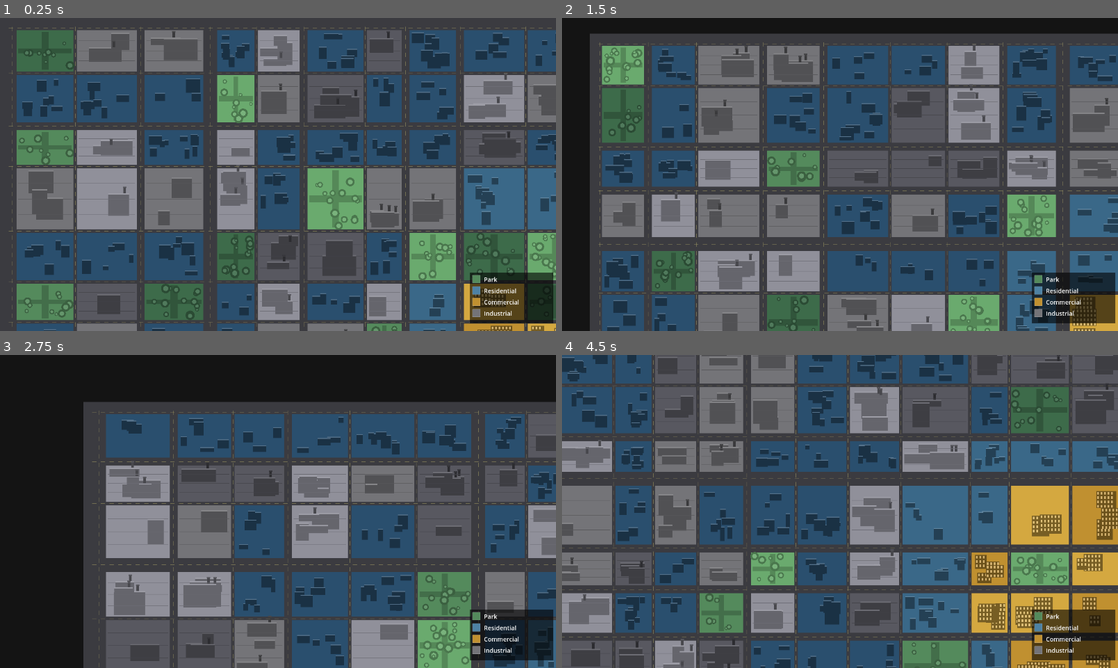
Above: before the commit, frames 1-4 (two rows, left to right).
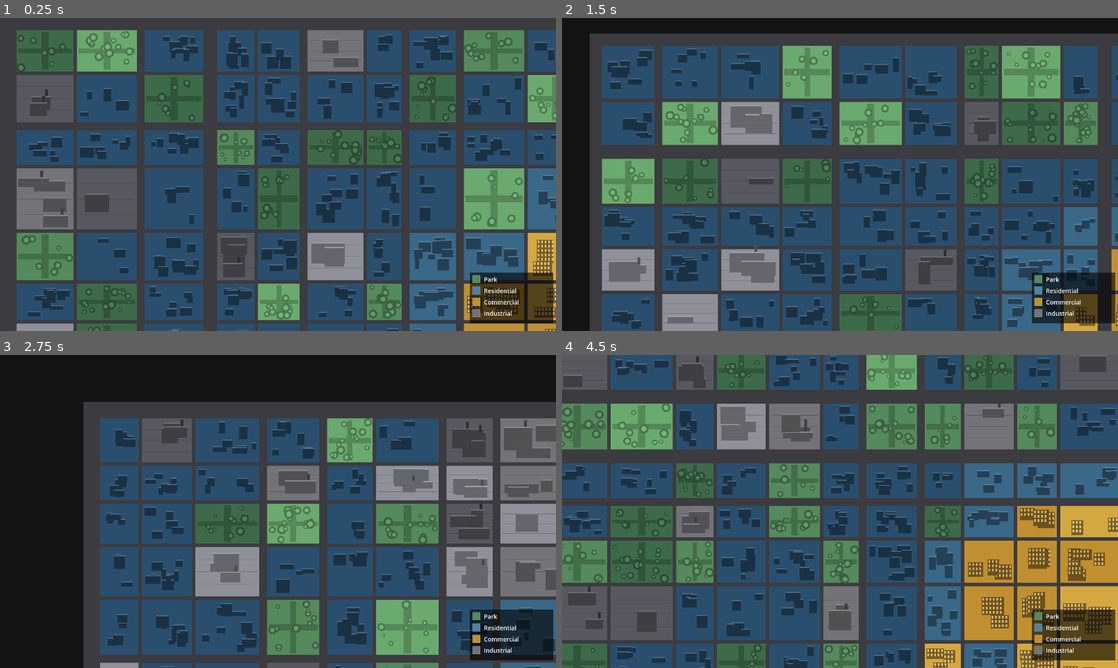
Above: after the commit, the same moments.

Repository: estebanm123/transit
Game: Godot game, scene res://city_map.tscn
Two runs of this game, one before a commit and one after it. Both use one fixed random seed, a clock stepped at 60 frames per second and the inputs below.
Inputs (mouse positions are in pixels of both pictures, inside the frame that each line leads up to):
- Up to frame 1 (0.25 s): no input
- Up to frame 2 (1.5 s): tap Enter at 0.5 s; move the mouse to (962, 158) at 0.52 s; tap R at 0.6 s; click (962, 158) at 0.67 s; tap Space at 1.25 s; drag from (728, 190) to (812, 237) at 1.27 s
- Up to frame 3 (2.75 s): tap Enter at 2 s; move the mouse to (333, 442) at 2.02 s; tap R at 2.1 s; click (333, 442) at 2.17 s
- Up to frame 4 (4.5 s): tap Space at 2.75, 4.25 s; drag from (812, 574) to (673, 464) at 2.77 s; tap Enter at 3.5 s; move the mouse to (1006, 558) at 3.52 s; tap R at 3.6 s; click (1006, 558) at 3.67 s; drag from (673, 464) to (756, 433) at 4.27 s

The runs differ from the first frame. In frame 1, 60% of the frame differs, in the area x 1-100%, y 2-100%; in frame 2, 66%; in frame 3, 52%; in frame 4, 79%, in the area x 0-100%, y 0-100%.

Commit message:
Update land use generation

Diff:
--- a/city_map.gd
+++ b/city_map.gd
@@ -10,7 +10,6 @@
 enum Zone { Park, Residential, Commercial, Industrial }
 
 const CStreet: Color = Color("#3b3b40")
-const CRoadMark: Color = Color(0.72, 0.68, 0.42, 0.50)
 
 const CPark := [
     Color("#3d6b4a"),
@@ -173,6 +172,9 @@
     _colors = []
     _details = []
 
+    var cityParkRatio: float = rng.randf_range(0.0, 0.50)
+    var cityIndRatio: float = rng.randf_range(0.0, 0.50)
+
     for row in Rows:
         var zr: Array = []
         var cr: Array = []
@@ -184,18 +186,23 @@
             var corner: bool = (col == 0 or col == Cols - 1) and (row == 0 or row == Rows - 1)
 
             var z: Zone
-            if corner and rng.randf() < 0.72:
-                z = Zone.Park
-            elif rng.randf() < 0.11:
-                z = Zone.Park
-            elif d < 1.6:
+            if d < 1.6:
                 z = Zone.Commercial
             elif d < 3.0:
-                z = Zone.Residential
-            elif rng.randf() < 0.52:
-                z = Zone.Industrial
+                if rng.randf() < 0.07:
+                    z = Zone.Commercial
+                elif rng.randf() < cityParkRatio * 0.5:
+                    z = Zone.Park
+                else:
+                    z = Zone.Residential
             else:
-                z = Zone.Residential
+                var parkChance: float = min(0.95, cityParkRatio * (3.0 if corner else 1.0))
+                if rng.randf() < parkChance:
+                    z = Zone.Park
+                elif rng.randf() < cityIndRatio:
+                    z = Zone.Industrial
+                else:
+                    z = Zone.Residential
 
             var c: Color
             match z:
@@ -313,8 +320,6 @@
             draw_rect(rect, color)
             _drawZoneDetail(zone, color, details)
 
-    _drawRoadMarkings()
-
     draw_set_transform(Vector2.ZERO, 0.0, Vector2.ONE)
     _drawLegend()
 
@@ -358,42 +363,6 @@
                 draw_line(ln[0], ln[1], c.darkened(0.24), 1.0)
 
 
-func _drawRoadMarkings() -> void:
-    var dash: float = 10.0
-    var gap: float = 10.0
-
-    var streetTopY: float = _origin.y
-    for row in Rows + 1:
-        var sw: float = streetW_h[row]
-        if sw >= 2.0:
-            var sy: float = streetTopY + sw * 0.5
-            var x: float = _origin.x
-            while x < MapW - Margin:
-                draw_line(Vector2(x, sy),
-                          Vector2(minf(x + dash, MapW - float(Margin)), sy),
-                          CRoadMark, 1.0)
-                x += dash + gap
-        if row < Rows:
-            streetTopY += sw + rowHeights[row]
-        else:
-            streetTopY += sw
-
-    var streetLeftX: float = _origin.x
-    for col in Cols + 1:
-        var sw: float = streetW_v[col]
-        if sw >= 2.0:
-            var sx: float = streetLeftX + sw * 0.5
-            var y: float = _origin.y
-            while y < MapH - Margin:
-                draw_line(Vector2(sx, y),
-                          Vector2(sx, minf(y + dash, MapH - float(Margin))),
-                          CRoadMark, 1.0)
-                y += dash + gap
-        if col < Cols:
-            streetLeftX += sw + colWidths[col]
-        else:
-            streetLeftX += sw
-
 
 func _drawLegend() -> void:
     const Lw: float = 180.0
